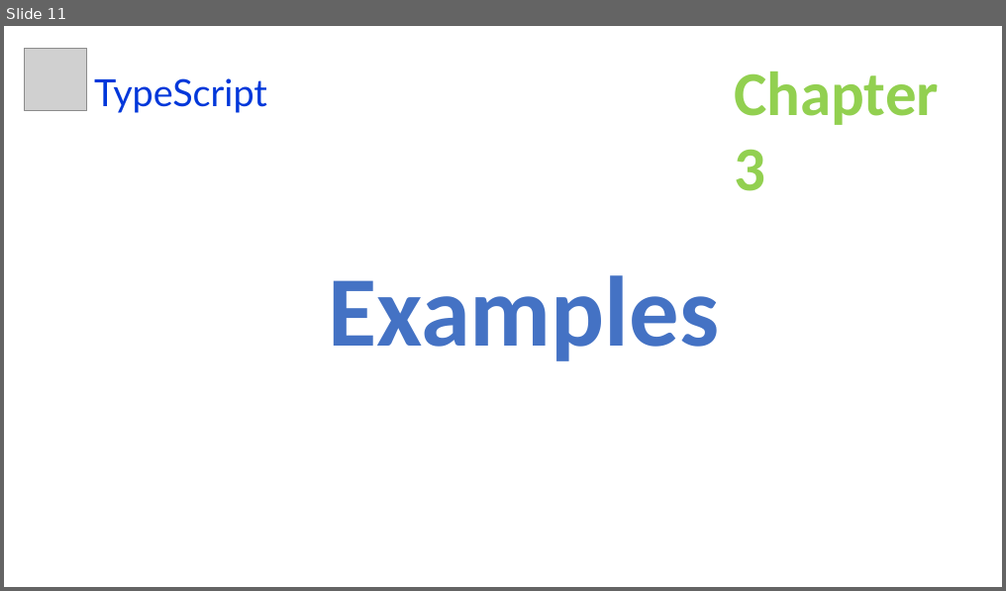
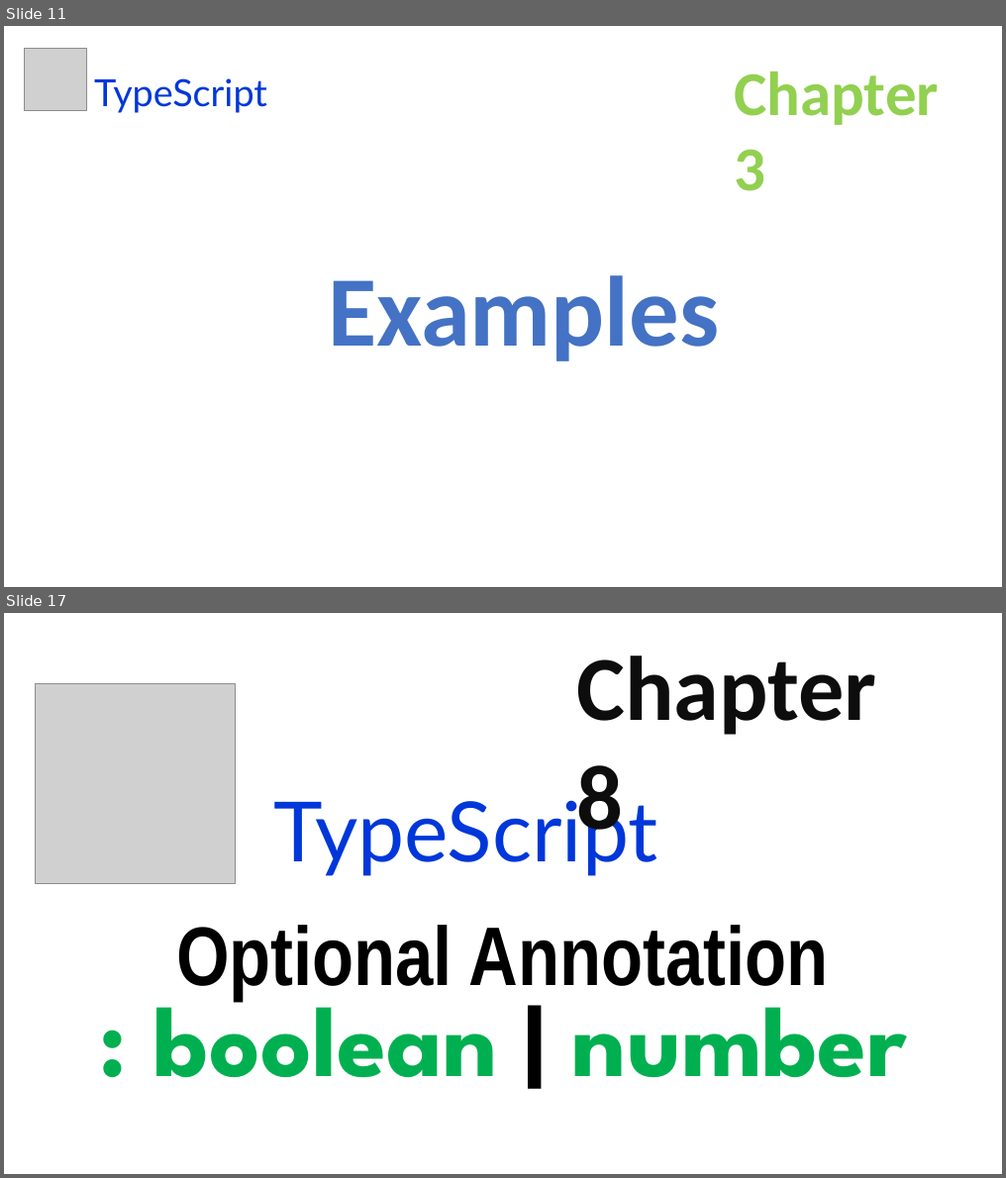
Before and after one commit to uidhtml/typescript-tutorials, a slide deck: typescript-tutorials.pptx. Shown one above the other, each under a label of ours: slide 11 before the commit, slides 11 and 17 after it; the slides between them are not shown. The pictures are 1006x591 and 1006x1178 pixels, drawn with LibreOffice and Linux fonts; fonts in the diff are those of the drawing; grey boxes stand for pictures. Boxes give left, top, right and bottom in pixels: in the first picture for what was removed or moved away, otherwise in the second. Text is boxed around its words. In the diff, an @@ line names an element or a change of style, - is before the commit and + after.

```diff
--- a/typescript-tutorials.pptx
+++ b/typescript-tutorials.pptx
@@ slide 17 added at [4,613,1002,1174], background #FFFFFF @@
@@ text added at [576,656,876,852], 88 pt, text #0D0D0D, bold @@
+Chapter 8
@@ picture added at [36,684,236,884] @@
@@ text added at [273,790,658,876], 80 pt, text #0037DA @@
+TypeScript
@@ text added at [153,925,907,1078], 80 pt, text #000000, bold @@
+Optional Annotation
+: boolean | number
```
Also in this commit, not shown: 5 other slides added, 3 slides removed, 1 other file.
